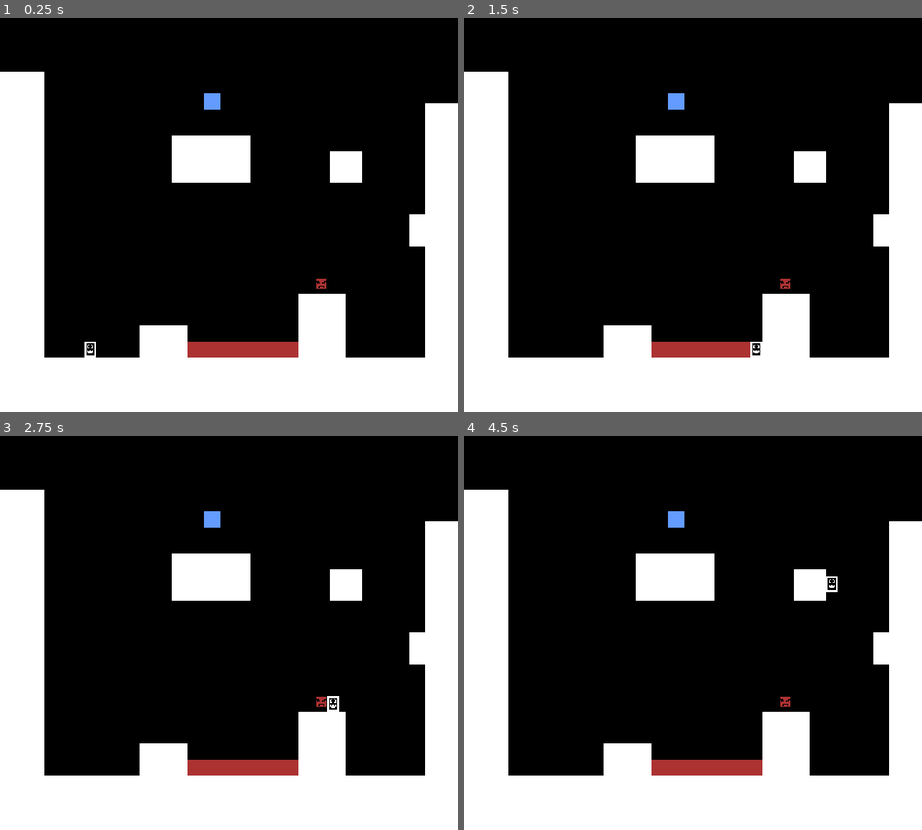
Above: before the commit, frames 1-4 (two rows, left to right).
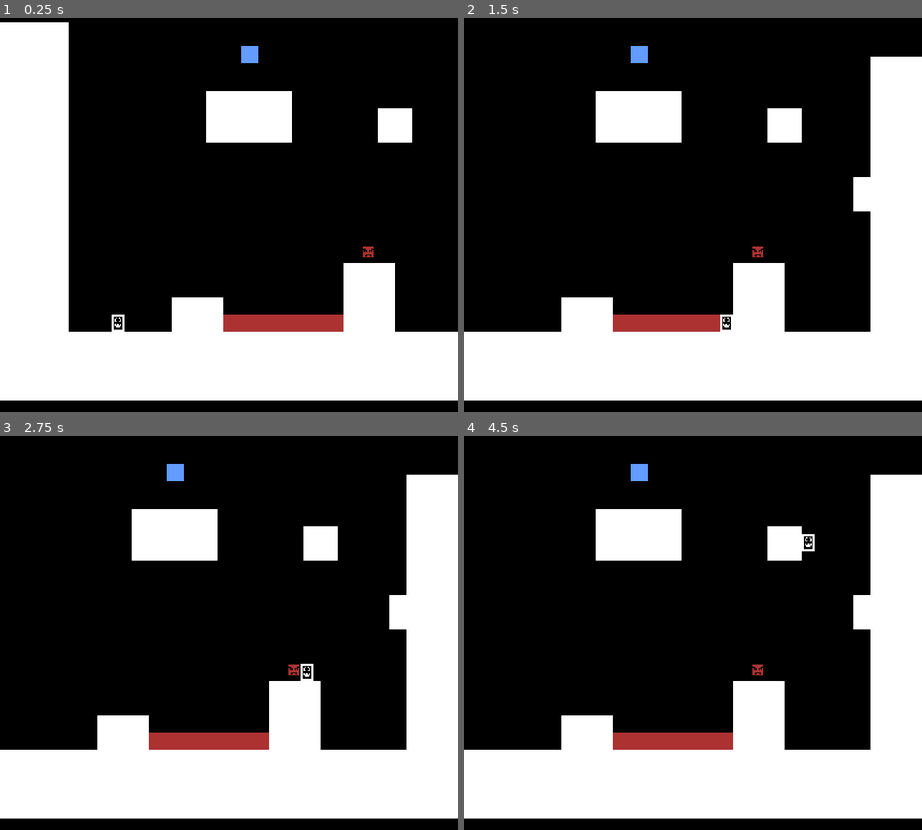
Above: after the commit, the same moments.

Repository: Svedek/IEEE_Game_Meeting-FA2023
Game: Godot game, scene res://LevelBase.tscn
Two runs of this game, one before a commit and one after it. Both use one fixed random seed, a clock stepped at 60 frames per second and the inputs below.
Inputs:
- Up to frame 1 (0.25 s): no input
- Up to frame 2 (1.5 s): tap Enter (ui_accept) at 0.5, 0.77 s; hold Right (ui_right) from 0.53 s (still down)
- Up to frame 3 (2.75 s): tap Enter (ui_accept) at 1.52 s; release Right (ui_right) at 2.03 s; hold Left (ui_left) from 2.03 s (still down)
- Up to frame 4 (4.5 s): tap Enter (ui_accept) at 2.75, 3.02, 3.77 s; release Left (ui_left) at 2.78 s; hold Right (ui_right) 2.78-4.28 s; hold Left (ui_left) from 4.28 s (still down)

The runs differ from the first frame. In frame 1, 27% of the frame differs, in the area x 0-100%, y 1-100%; in frame 2, 27%; in frame 3, 27%; in frame 4, 27%.

Commit message:
Updated game camera

Diff:
--- /dev/null
+++ b/IEEE-CS_game_meeting/Assets/GamerCamera.gd
@@ -0,0 +1,6 @@
+extends Camera2D
+
+@onready var player = %Player
+
+func _process(delta):
+	position = player.position
--- /dev/null
+++ b/IEEE-CS_game_meeting/Assets/GamerCamera.tscn
@@ -0,0 +1,5 @@
+[gd_scene format=3 uid="uid://cp5gpvvt0cpsg"]
+
+[node name="Camera2D" type="Camera2D"]
+zoom = Vector2(1.5, 1.5)
+position_smoothing_enabled = true
--- a/IEEE-CS_game_meeting/LevelBase.tscn
+++ b/IEEE-CS_game_meeting/LevelBase.tscn
@@ -1,10 +1,12 @@
-[gd_scene load_steps=8 format=3 uid="uid://yh0vpos5xwrl"]
+[gd_scene load_steps=10 format=3 uid="uid://yh0vpos5xwrl"]
 
 [ext_resource type="Texture2D" uid="uid://b3rojfs7bsx52" path="res://Assets/Tilesheet.png" id="1_ky1lb"]
 [ext_resource type="PackedScene" uid="uid://d06abf21k1edl" path="res://Scenes/player.tscn" id="2_7x8yh"]
 [ext_resource type="PackedScene" uid="uid://vkvhy2djx13k" path="res://Scenes/portal.tscn" id="3_pqrw6"]
 [ext_resource type="PackedScene" uid="uid://drpn20x51a6by" path="res://Levels/Sam/Level_02.tscn" id="4_qx53a"]
 [ext_resource type="PackedScene" uid="uid://bdjwuu3snmxl0" path="res://Scenes/enemy.tscn" id="5_krde2"]
+[ext_resource type="PackedScene" uid="uid://cp5gpvvt0cpsg" path="res://Assets/GamerCamera.tscn" id="6_vnhhg"]
+[ext_resource type="Script" path="res://Assets/GamerCamera.gd" id="7_4orle"]
 
 [sub_resource type="TileSetAtlasSource" id="TileSetAtlasSource_x5di5"]
 texture = ExtResource("1_ky1lb")
@@ -44,11 +46,8 @@
 layer_0/tile_data = PackedInt32Array(-65536, 0, 0, -65535, 0, 0, -65534, 0, 0, -65533, 0, 0, -65532, 0, 0, -65531, 0, 0 …(4364 unchanged characters)…
 
 [node name="Player" parent="." instance=ExtResource("2_7x8yh")]
+unique_name_in_owner = true
 position = Vector2(78, -62)
-
-[node name="Camera2D" type="Camera2D" parent="."]
-position = Vector2(218, -208)
-zoom = Vector2(1.385, 1.385)
 
 [node name="Portal" parent="." instance=ExtResource("3_pqrw6")]
 position = Vector2(201, -290)
@@ -56,3 +55,10 @@
 
 [node name="Enemy" parent="." instance=ExtResource("5_krde2")]
 position = Vector2(311, -100)
+
+[node name="Camera2D" parent="." instance=ExtResource("6_vnhhg")]
+limit_left = -32
+limit_top = -384
+limit_right = 464
+limit_bottom = 16
+script = ExtResource("7_4orle")
--- a/IEEE-CS_game_meeting/ignore/arena.tscn
+++ /dev/null
@@ -1,24 +0,0 @@
-[gd_scene load_steps=4 format=3 uid="uid://bswgj1p5qyex2"]
-
-[ext_resource type="Texture2D" uid="uid://b6w3tchkdsiob" path="res://Assets/icon.svg" id="1_oen0p"]
-[ext_resource type="PackedScene" uid="uid://d06abf21k1edl" path="res://Scenes/player.tscn" id="2_hegqf"]
-
-[sub_resource type="RectangleShape2D" id="RectangleShape2D_wbrnp"]
-size = Vector2(1247, 130)
-
-[node name="Arena" type="StaticBody2D"]
-
-[node name="CollisionShape2D" type="CollisionShape2D" parent="."]
-position = Vector2(0.5, -1)
-shape = SubResource("RectangleShape2D_wbrnp")
-
-[node name="Sprite2D" type="Sprite2D" parent="."]
-position = Vector2(-0.499969, 0)
-scale = Vector2(9.74219, 1)
-texture = ExtResource("1_oen0p")
-
-[node name="Player" parent="." instance=ExtResource("2_hegqf")]
-position = Vector2(4, -163)
-
-[node name="Camera2D" type="Camera2D" parent="."]
-position = Vector2(0, -103.36)
